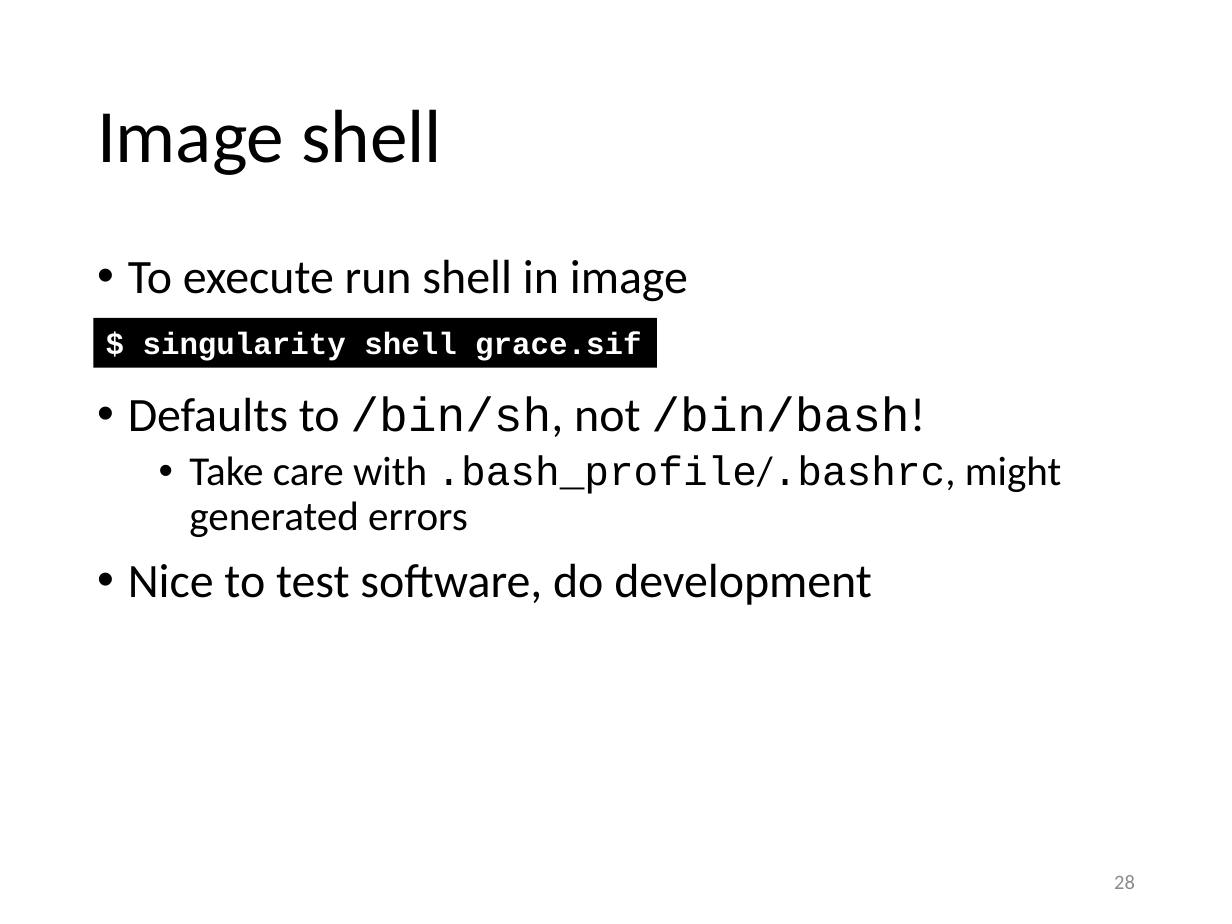
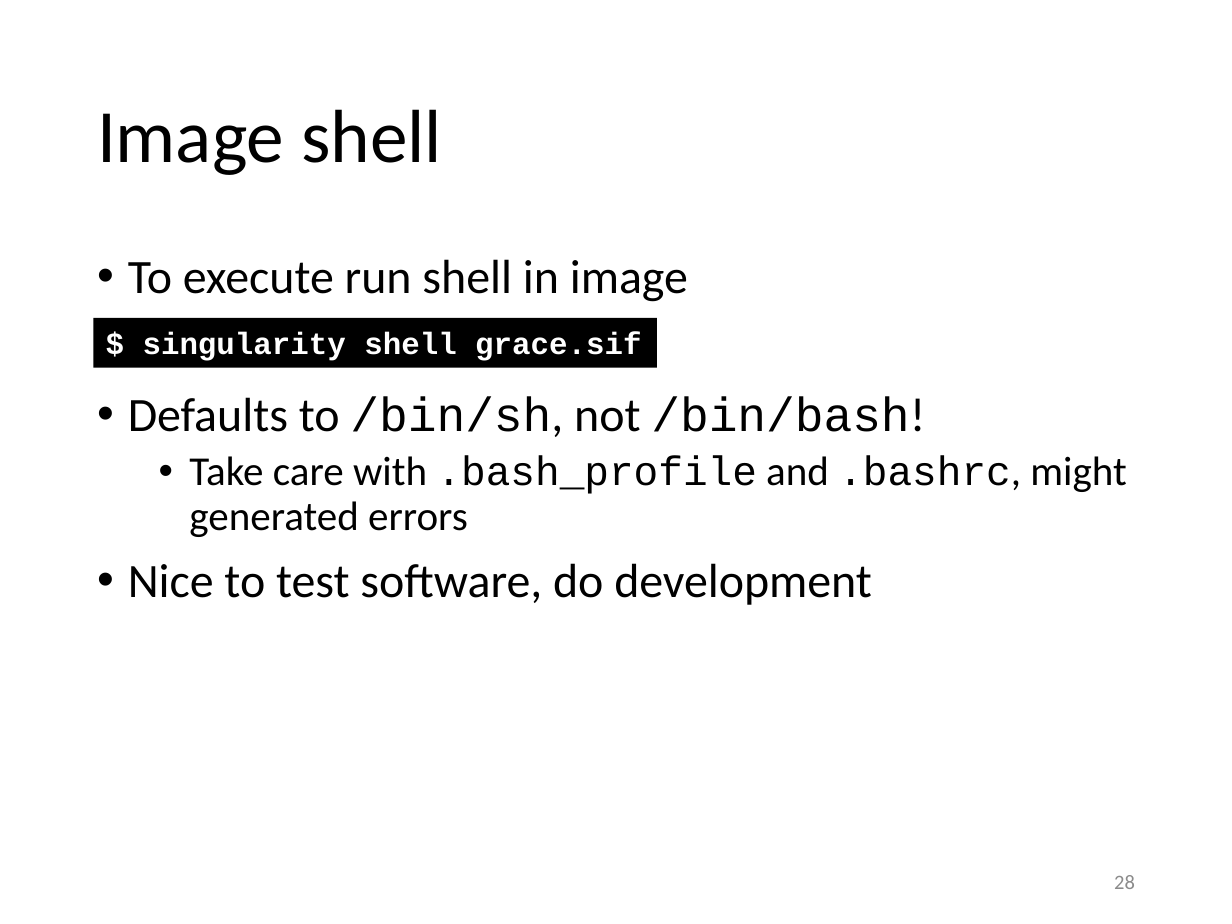
Before and after one commit to gjbex/Containers-for-HPC, a slide deck: slide 28 of singularity.pptx. Drawn at 1232x924 pixels with LibreOffice and Linux fonts; fonts in the diff are those of the drawing. Boxes give left, top, right and bottom in pixels: in the first picture for what was removed or moved away, otherwise in the second. Text is boxed around its words. In the diff, an @@ line names an element or a change of style, - is before the commit and + after.

Commit message:
Fix typos

```diff
--- a/singularity.pptx
+++ b/singularity.pptx
@@ text at (189, 455, 1126, 537): text changed @@
-  • Take care with .bash_profile/.bashrc, might generated errors
+  • Take care with .bash_profile and .bashrc, might generated errors
```
Also in this commit, not shown: 2 other slides changed.
